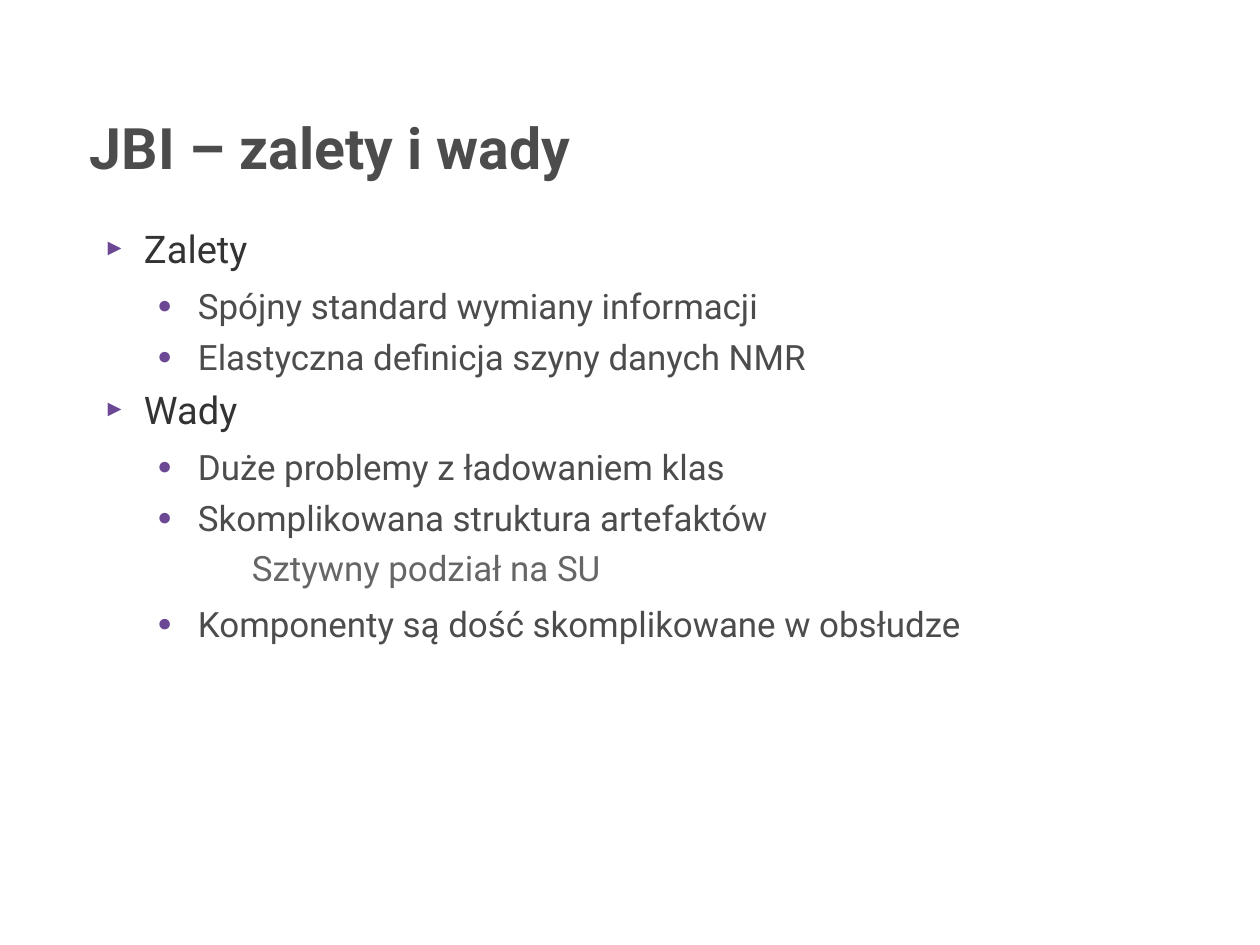
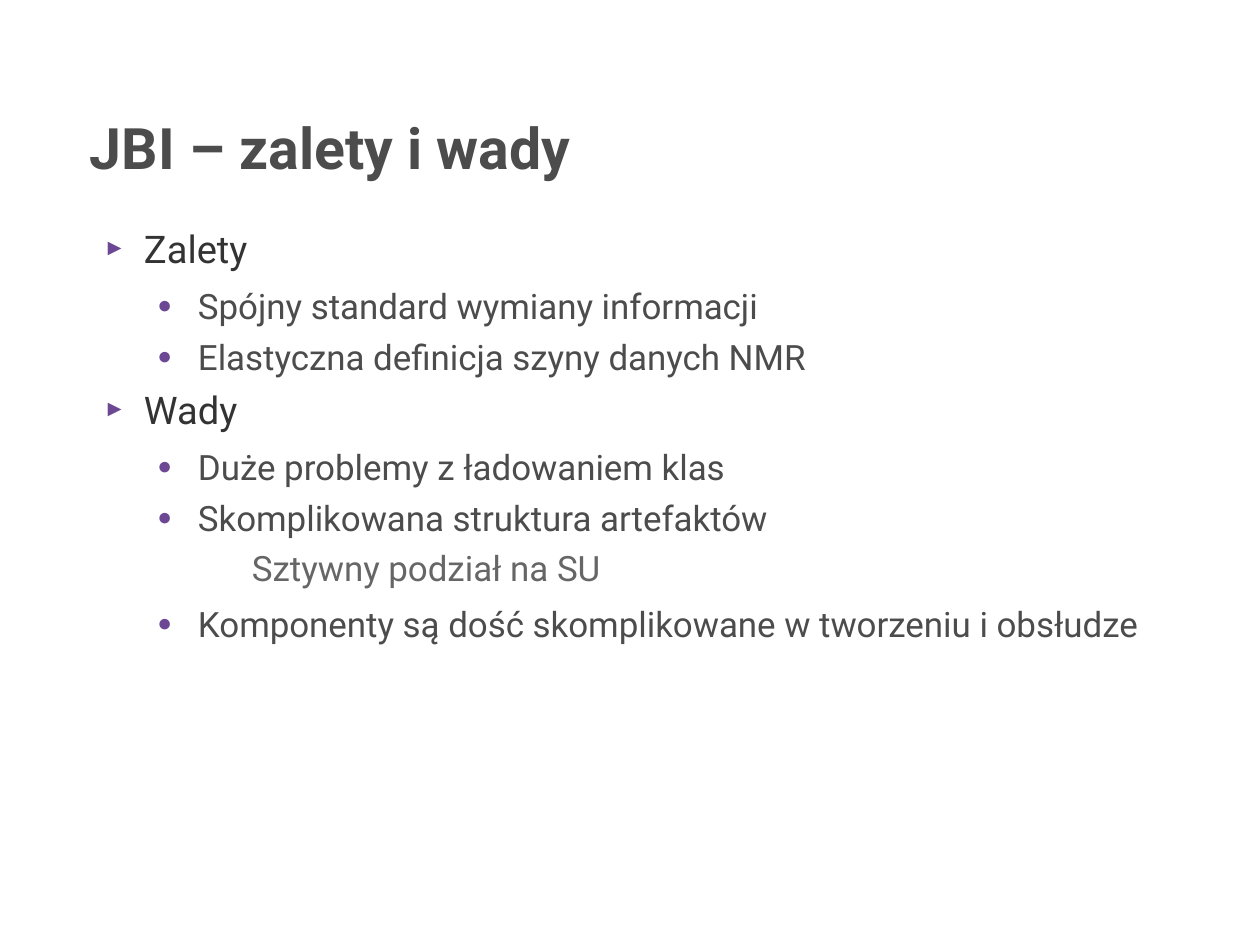
Before and after one commit to rafalrusin/ode-smx-jug, a slide deck: slide 8 of smx.odp. Drawn at 1260x945 pixels with LibreOffice and Linux fonts; fonts in the diff are those of the drawing; background and template pictures are left out. Boxes give left, top, right and bottom in pixels: in the first picture for what was removed or moved away, otherwise in the second. Text is boxed around its words. In the diff, an @@ line names an element or a change of style, - is before the commit and + after.

```diff
--- a/smx.odp
+++ b/smx.odp
@@ text at [198, 611, 1138, 645]: text changed @@
-  ● Komponenty są dość skomplikowane w obsłudze
+  ● Komponenty są dość skomplikowane w tworzeniu i obsłudze
```
Also in this commit, not shown: 4 other slides changed, 3 slides added, 2 other files.
